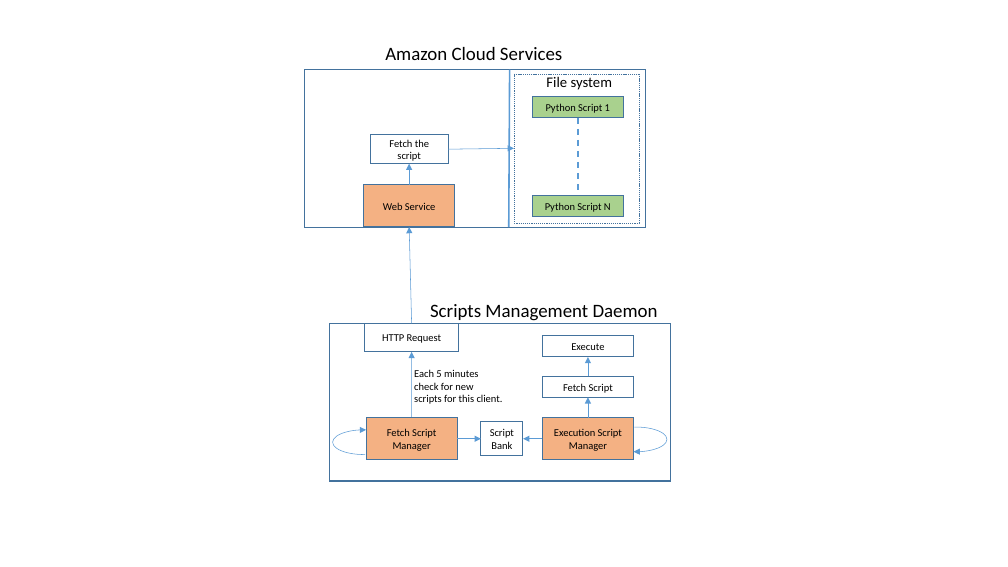
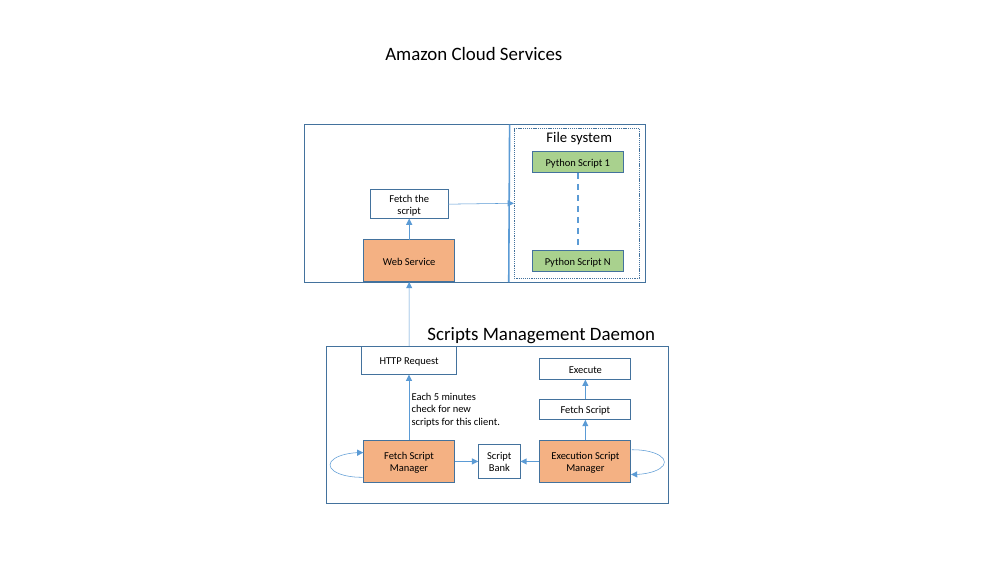
Before and after one commit to OpenWise/wiseup, a slide deck: slide 1 of docs/linux-deamons.pptx. Drawn at 1008x567 pixels with LibreOffice and Linux fonts; fonts in the diff are those of the drawing. Boxes give left, top, right and bottom in pixels: in the first picture for what was removed or moved away, otherwise in the second. Text is boxed around its words. In the diff, an @@ line names an element or a change of style, - is before the commit and + after.

```diff
--- a/docs/linux-deamons.pptx
+++ b/docs/linux-deamons.pptx
@@ 6 rectangles, 2 lines, 2 arrows, 1 text: place and size @@
-6 rectangles, 2 lines, 2 arrows, 1 text at [305,70,647,228]
+6 rectangles, 2 lines, 2 arrows, 1 text at [305,125,647,282]
@@ arrow moved from (411, 324) - (409, 227) to (409, 346) - (409, 282) @@
@@ 4 rectangles, 1 text: place and size @@
-4 rectangles, 1 text at [329,324,671,481]
+4 rectangles, 1 text at [327,346,668,504]
@@ 3 rectangles, 1 arrow: place and size @@
-3 rectangles, 1 arrow at [366,352,634,461]
+3 rectangles, 1 arrow at [364,375,631,483]
@@ 2 arrows, 2 arc (boxed as its full ellipse)s, 1 text: place and size @@
-2 arrows, 2 arc (boxed as its full ellipse)s, 1 text at [333,304,668,455]
+2 arrows, 2 arc (boxed as its full ellipse)s, 1 text at [330,327,665,478]
@@ arrow moved from (457, 439) - (481, 439) to (454, 461) - (479, 461) @@
@@ arrow moved from (542, 439) - (523, 439) to (540, 461) - (520, 461) @@
```
Also in this commit, not shown: 1 other slide changed, 4 slides added, 1 other file.
